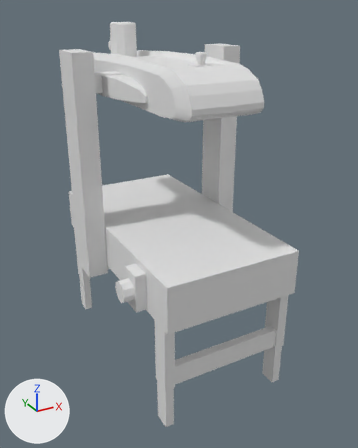
An edit to the Blender file Blend Files/sk20.blend, drawn before and after from the same camera.
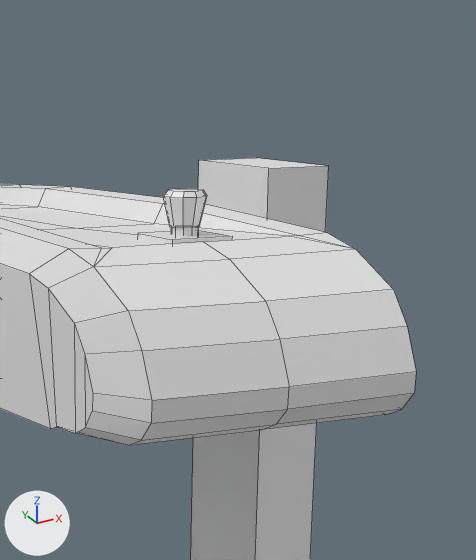
The first picture shows the older version from a camera (50 mm lens) standing at (-0.939, -1.811, 1.508) and looking at (0.024, -0.06, 0.633). The close-ups show both versions on the part from 42% to 78% of the width and 0% to 34% of the height of that picture; other places that the commit changed are outside them. Every picture has the same lights, and +X, +Y and +Z are marked at lower left. The close-ups show mesh edges as thin lines.

In view in the first close-up: 'Side Column', 'Tape Head', 'emergency stop button'.
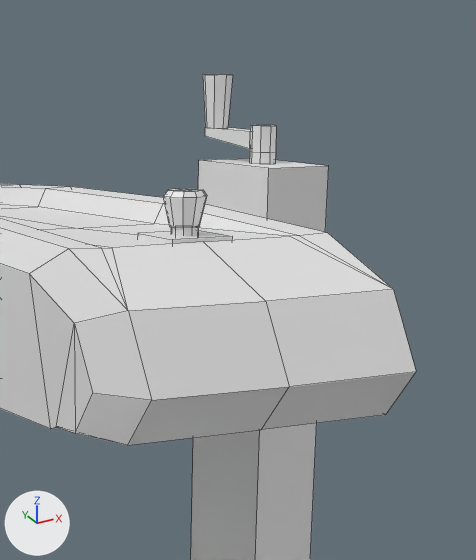
Pixel boxes [x1, y1, x2, y2] of what changed, in the close-ups (476 x 560 px):
'hand cranck', added
    after: [203, 74, 276, 153]
'Cylinder.001', added
    after: [250, 152, 276, 164]
part 1 of me_cube_003, deleted
    before: [30, 233, 416, 445]

The change, as a list of edits to the scene's bpy script:
```text
Change me_cube_003:
    used by ob_tape_head; location = (0.0, 0.0, 0.0)
    remove me_cube_003.from_pydata(...)  # 98 vertices, 78 faces; spans x 0.0..0.287, y -0.447..0.526, z 1.158..1.33
    add me_cube_003.from_pydata(...)  # 82 vertices, 66 faces; spans x 0.0..0.287, y -0.447..0.526, z 1.158..1.33
    me_cube_003 part 1: 12 vertices removed from x 0.0..0.161, y -0.446..-0.29, z 1.171..1.309
Add me_cylinder_004:
    me_cylinder_004.from_pydata(...)  # 60 vertices, 42 faces; spans x -1.34..1.34, y -8.74..1.11, z -6.77..-0.9
Add me_cylinder_002:
    me_cylinder_002.from_pydata([(0.0, 1.0, -1.0), (0.0, 1.0, -0.16), (0.71, 0.71, -1.0), (0.71, 0.71, -0.16), (1.0, 0.0, -1.0), (1.0, 0.0, -0.16), (0.71, -0.71, -1.0), (0.71, -0.71, -0.16), (0.0, -1.0, -1.0), (0.0, -1.0, -0.16), (-0.71, -0.71, -1.0), (-0.71, -0.71, -0.16), (-1.0, 0.0, -1.0), (-1.0, 0.0, -0.16), (-0.71, 0.71, -1.0), (-0.71, 0.71, -0.16)], [], [(0, 1, 3, 2), (2, 3, 5, 4), (4, 5, 7, 6), (6, 7, 9, 8), (8, 9, 11, 10), (10, 11, 13, 12), (12, 13, 15, 14), (14, 15, 1, 0)])
Add ob_hand_cranck:
    ob_hand_cranck = bpy.data.objects.new('hand cranck', me_cylinder_004)
    ob_hand_cranck.location = (0.328, 0.105, 1.354)
    ob_hand_cranck.scale = (-0.0141, -0.0141, -0.0141)
Add ob_cylinder_001:
    ob_cylinder_001 = bpy.data.objects.new('Cylinder.001', me_cylinder_002)
    ob_cylinder_001.location = (0.328, 0.105, 1.351)
    ob_cylinder_001.scale = (-0.0155, -0.0155, -0.0155)
```
